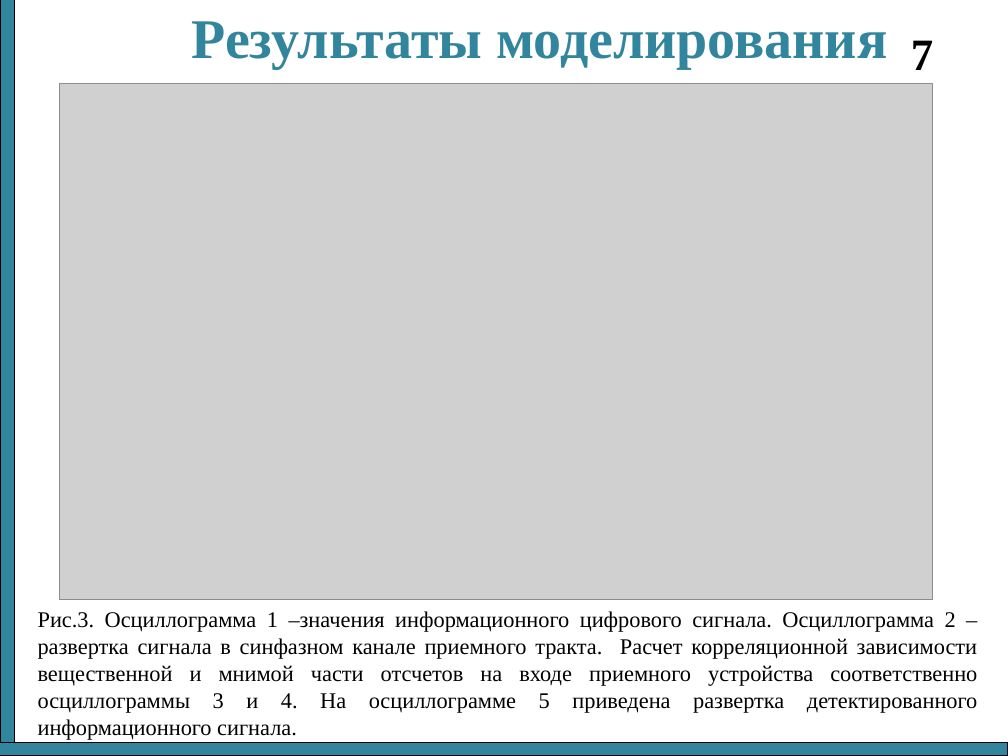
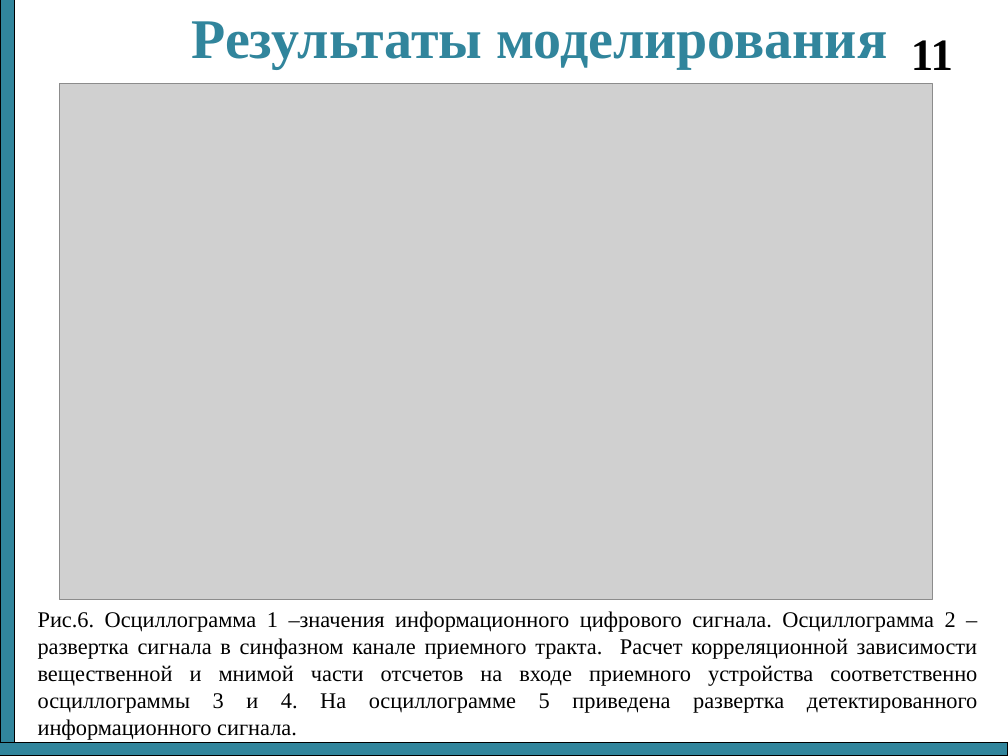
Before and after one commit to nikok94/dissertation, a slide deck: slide 11 of Отчет 3 семестр.ppt (slide 7 before the commit). Drawn at 1008x756 pixels with LibreOffice and Linux fonts; fonts in the diff are those of the drawing; grey boxes stand for pictures. Boxes give left, top, right and bottom in pixels: in the first picture for what was removed or moved away, otherwise in the second. Text is boxed around its words. In the diff, an @@ line names an element or a change of style, - is before the commit and + after.

```diff
--- a/Отчет 3 семестр.ppt
+++ b/Отчет 3 семестр.ppt
@@ page number at box(911, 40, 953, 70): text changed @@
-7
+11
@@ text at box(38, 611, 978, 740): text changed @@
-Рис.3. Осциллограмма 1 –значения информационного цифрового сигнала. Осциллограмма 2 – развертка сигнала в синфазном канале приемного тракта. Расчет корреляционной зависимости вещественной и мнимой части отсчетов на входе приемного устройства соответственно осциллограммы 3 и 4. На осциллограмме 5 приведена развертка детектированного информационного сигнала.
+Рис.6. Осциллограмма 1 –значения информационного цифрового сигнала. Осциллограмма 2 – развертка сигнала в синфазном канале приемного тракта. Расчет корреляционной зависимости вещественной и мнимой части отсчетов на входе приемного устройства соответственно осциллограммы 3 и 4. На осциллограмме 5 приведена развертка детектированного информационного сигнала.
```
Also in this commit, not shown: 2 other slides changed, 4 slides added, 3 other files.
